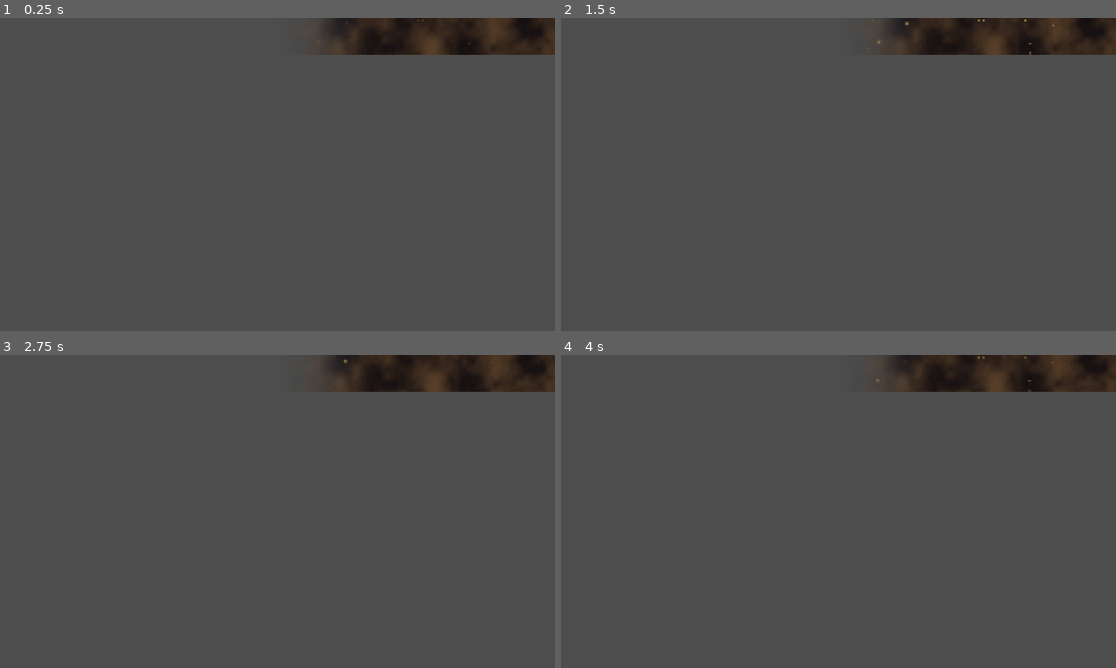
Above: before the commit, frames 1-4 (two rows, left to right).
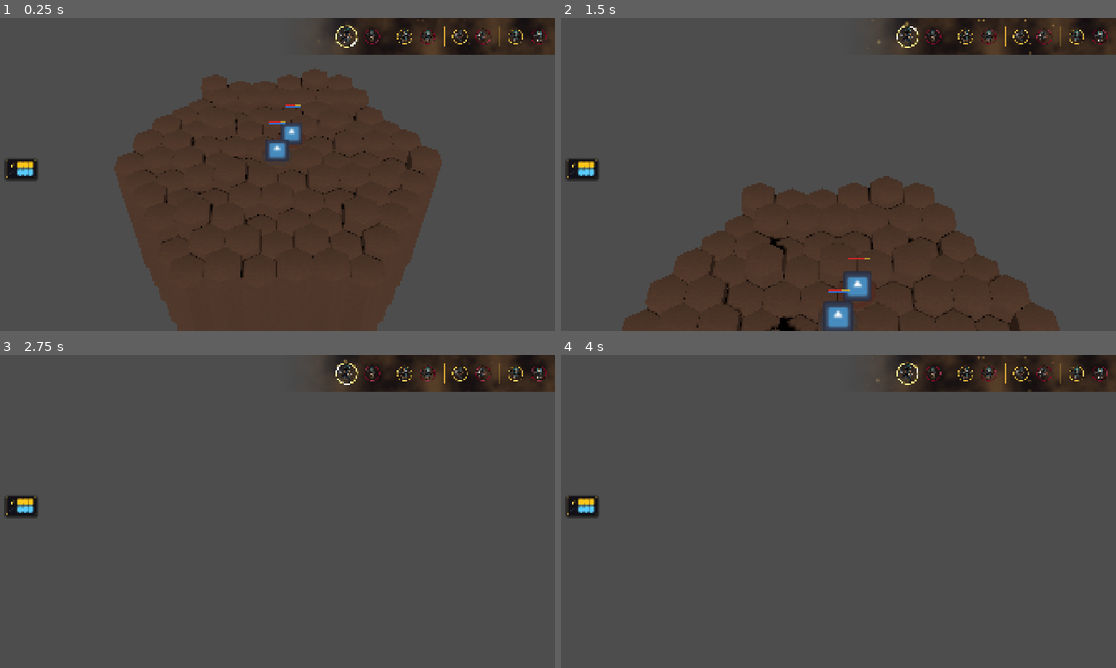
Above: after the commit, the same moments.

Repository: Kobraxos/Mythologia
Game: Godot game, scene res://levels/test_room/test_level.tscn
Two runs of this game, one before a commit and one after it. Both use one fixed random seed, a clock stepped at 60 frames per second and the inputs below. The project has no main scene, so this scene is started directly. The engine's default icon, where the game draws it, is replaced by a stand-in: a white triangle on a blue panel in a dark square.
Inputs (mouse positions are in pixels of both pictures, inside the frame that each line leads up to):
- Up to frame 1 (0.25 s): no input
- Up to frame 2 (1.5 s): move the mouse to (960, 158) at 0.52 s; hold Up (ui_up) 0.53-1.28 s; tap S (camera_backward) at 0.6 s; move the mouse to (727, 190) at 1.27 s; tap W (camera_forward) at 1.35 s
- Up to frame 3 (2.75 s): move the mouse to (333, 442) at 2.02 s; hold Up (ui_up) from 2.03 s (still down); tap A (camera_left) at 2.1 s
- Up to frame 4 (4 s): move the mouse to (810, 574) at 2.77 s; tap D (camera_right) at 2.85 s; tap Enter at 3.5 s; move the mouse to (1005, 558) at 3.52 s; release Up (ui_up) at 3.53 s; tap Q (camera_rotate_left) at 3.6 s

The runs differ from the first frame. In frame 1, 38% of the frame differs, in the area x 0-99%, y 2-100%; in frame 2, 26%; in frame 3, 0.9%; in frame 4, 0.9%.
Error before the commit: Parse Error: Could not parse global class "TerrainData" from "res://data/terrain/terrain_data.gd". (res://data/skills/skill_data.gd:118)

Commit message:
feat: implement data-driven terrain elemental reactions, damage pipeline structures, and surface visualization system

Diff:
--- a/systems/combat/pipeline/damage_data.gd
+++ b/systems/combat/pipeline/damage_data.gd
@@ -17,7 +17,7 @@
 var is_critical: bool = false
 var is_dodged: bool = false
 
-var element: CoreEnums.Element = CoreEnums.Element.NONE
+var element: int = 0 # CoreEnums.Element.NONE
 var is_mythic: bool = false
 
 ## Tags permettant aux passifs/modificateurs de filtrer ce dégât
--- a/systems/combat/pipeline/elemental_system.gd
+++ b/systems/combat/pipeline/elemental_system.gd
@@ -16,7 +16,7 @@
 		_reaction_map[key] = reaction
 
 ## Traite l'impact d'un sort sur une case et arbitre les réactions chimiques de façon 100% Data-Driven.
-func process_elemental_impact(hex: Vector3i, element: CoreEnums.Element, caster: Unit, skill: SkillData) -> void:
+func process_elemental_impact(hex: Vector3i, element: int, caster: Unit, skill: SkillData) -> void:
 	if element == CoreEnums.Element.NONE:
 		return
 
@@ -24,7 +24,7 @@
 	if not active_terrain:
 		return
 
-	var target_element: CoreEnums.Element = active_terrain.terrain_element
+	var target_element: int = active_terrain.terrain_element
 	if target_element == CoreEnums.Element.NONE:
 		return
 
--- a/systems/grid/visuals/surface_visuals.gd
+++ b/systems/grid/visuals/surface_visuals.gd
@@ -8,7 +8,7 @@
 	GridEvents.surface_spawned.connect(_on_surface_spawned)
 	GridEvents.surface_removed.connect(_on_surface_removed)
 
-func _on_surface_spawned(hex: Vector3i, surface_data: TerrainData) -> void:
+func _on_surface_spawned(hex: Vector3i, surface_data: Resource) -> void: # surface_data is TerrainData
 	# Nettoie le précédent visuel s'il y en a un
 	if active_visuals.has(hex):
 		_on_surface_removed(hex)
